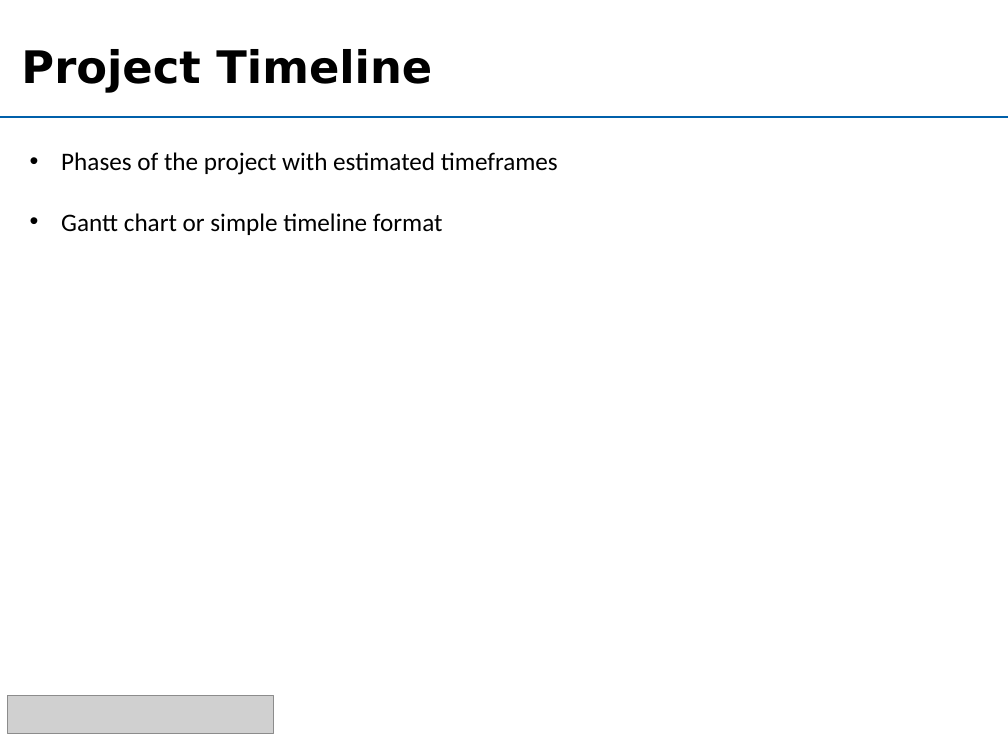
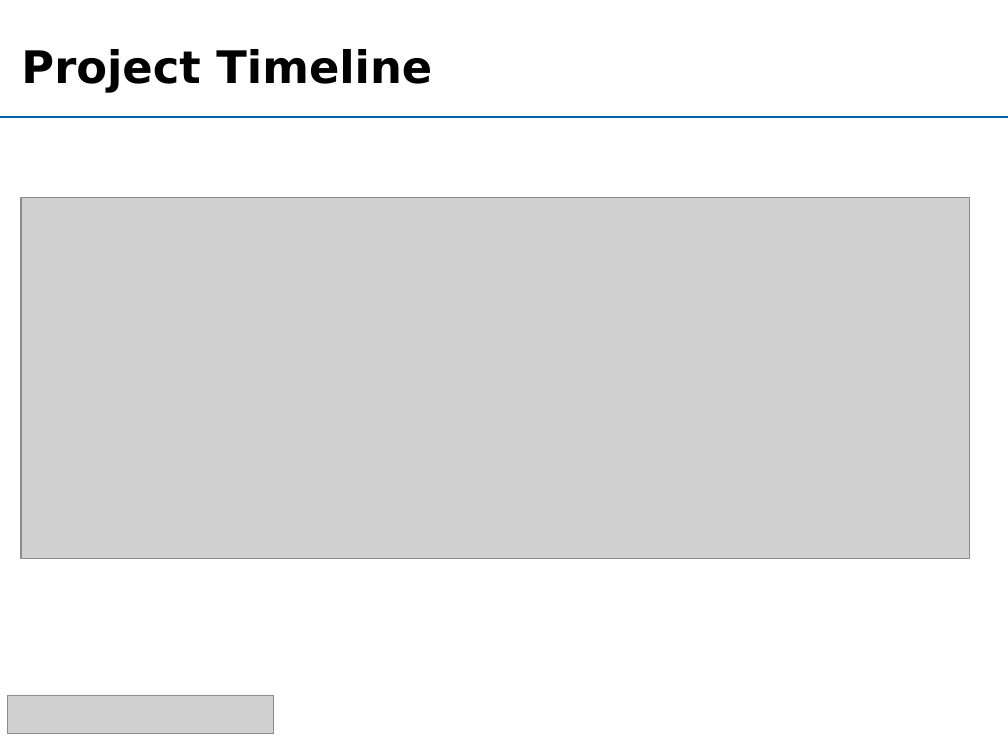
Before and after one commit to NamanKatewa/Minor-Project, a slide deck: slide 11 of data/official/PPT.pptx. Drawn at 1008x756 pixels with LibreOffice and Linux fonts; fonts in the diff are those of the drawing; grey boxes stand for pictures; background and template pictures are left out. Boxes give left, top, right and bottom in pixels: in the first picture for what was removed or moved away, otherwise in the second. Text is boxed around its words. In the diff, an @@ line names an element or a change of style, - is before the commit and + after.

```diff
--- a/data/official/PPT.pptx
+++ b/data/official/PPT.pptx
@@ text removed at [61, 152, 558, 235] @@
-• Phases of the project with estimated timeframes
-• Gantt chart or simple timeline format
@@ picture added at [21, 198, 970, 559] @@
```
Also in this commit, not shown: 9 other slides changed, 2 other files.
